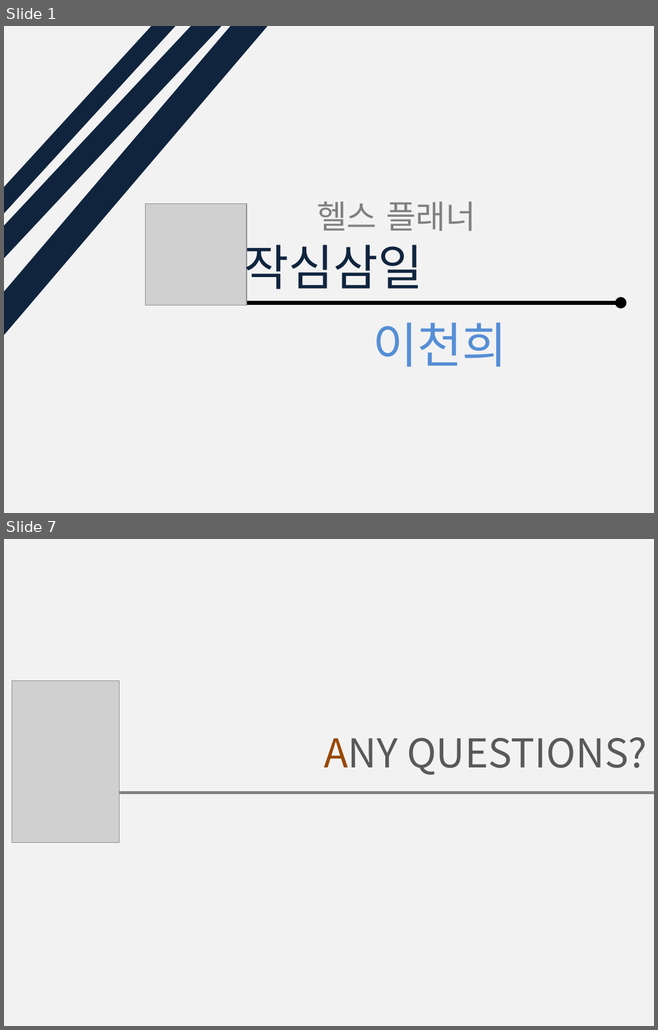
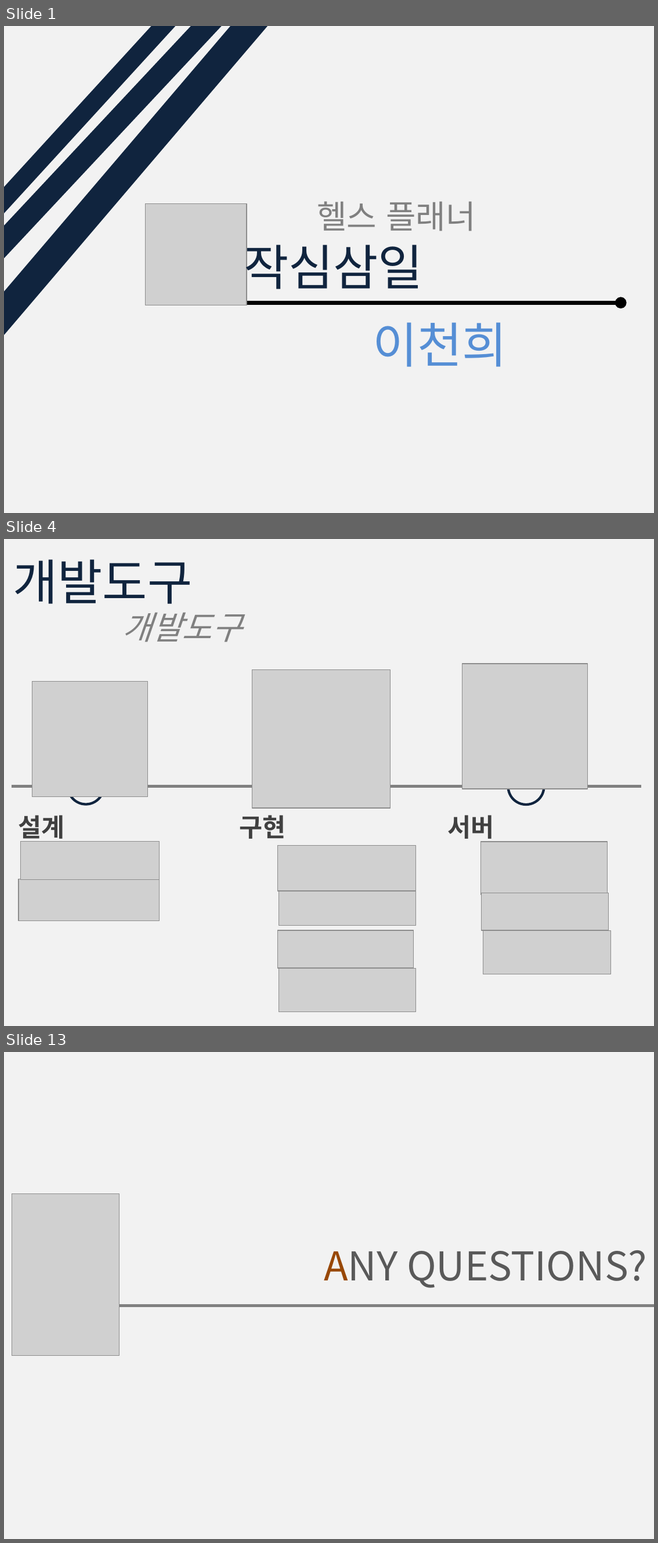
Before and after one commit to dlcjsgml2002/portfolio_planner, a slide deck: document/ppt.pptx. Shown one above the other, each under a label of ours: slides 1 and 7 before the commit, slides 1, 4 and 13 after it; the slides between them are not shown. The pictures are 658x1030 and 658x1543 pixels, drawn with LibreOffice and Linux fonts; fonts in the diff are those of the drawing; grey boxes stand for pictures. Boxes give left, top, right and bottom in pixels: in the first picture for what was removed or moved away, otherwise in the second. Text is boxed around its words. In the diff, an @@ line names an element or a change of style, - is before the commit and + after.

```diff
--- a/document/ppt.pptx
+++ b/document/ppt.pptx
@@ slide 4 added at box(4, 539, 654, 1026), background #F2F2F2 @@
@@ text added at box(13, 559, 192, 604), 54 pt, text #0F243E @@
+개발도구
@@ text added at box(122, 613, 241, 642), 36 pt, text #808080, italic @@
+개발도구
@@ group added at box(12, 664, 641, 808): 3 pictures, 2 ellipses, 1 line @@
@@ text added at box(18, 815, 64, 843), 28 pt, text #404040, bold @@
+설계
@@ text added at box(239, 815, 285, 839), 28 pt, text #404040, bold @@
+구현
@@ text added at box(448, 815, 494, 843), 28 pt, text #404040, bold @@
+서버
@@ picture added at box(20, 842, 159, 880) @@
@@ picture added at box(278, 846, 415, 891) @@
@@ picture added at box(480, 842, 607, 895) @@
@@ picture added at box(18, 879, 159, 921) @@
@@ picture added at box(279, 891, 415, 925) @@
@@ picture added at box(481, 893, 608, 930) @@
@@ picture added at box(278, 931, 413, 968) @@
@@ picture added at box(482, 931, 611, 975) @@
@@ picture added at box(279, 968, 415, 1012) @@
@@ what was slide 7 is now slide 13 @@
```
Also in this commit, not shown: 1 slide changed, 9 other slides added, 4 slides removed, 1 other file.
